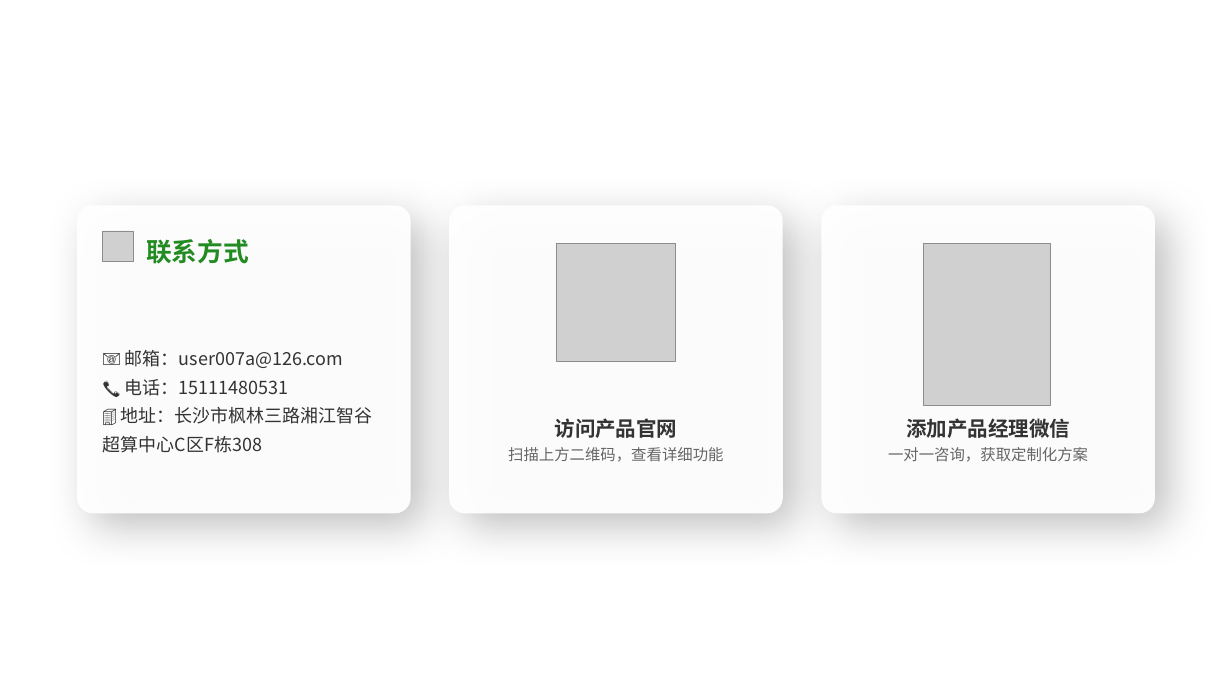
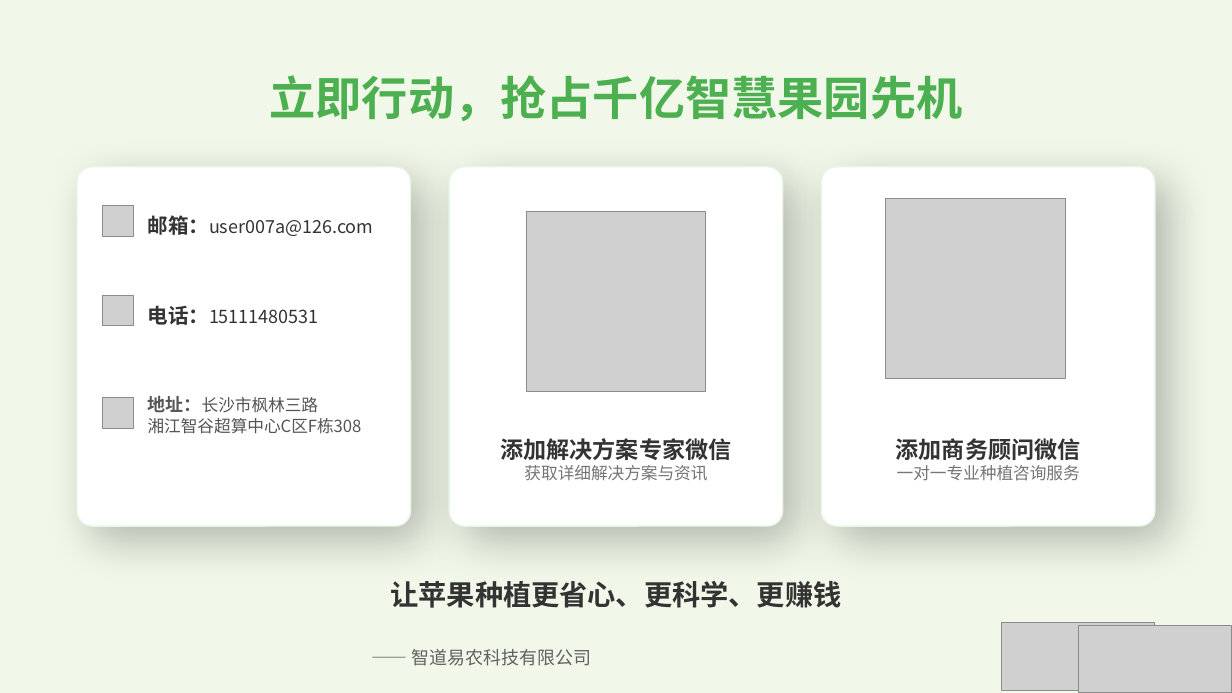
Before and after one commit to user007a/project, a slide deck: slide 28 of pro_smartorchard/docs/产品宣传稿.pptx (slide 27 before the commit). Drawn at 1232x693 pixels with LibreOffice and Linux fonts; fonts in the diff are those of the drawing; grey boxes stand for pictures; background and template pictures are left out. Boxes give left, top, right and bottom in pixels: in the first picture for what was removed or moved away, otherwise in the second. Text is boxed around its words. In the diff, an @@ line names an element or a change of style, - is before the commit and + after.

```diff
--- a/pro_smartorchard/docs/产品宣传稿.pptx
+++ b/pro_smartorchard/docs/产品宣传稿.pptx
@@ background picture (left out) to #F1F8E9 @@
@@ text removed at bbox=[77, 64, 1155, 128] @@
-QA&联系我们
@@ text added at bbox=[270, 75, 963, 121], 36 pt, text #4CAF50, bold @@
+立即行动，抢占千亿智慧果园先机
@@ rounded rectangle: place and size @@
-rounded rectangle at bbox=[77, 205, 410, 513]
+rounded rectangle at bbox=[77, 167, 410, 527]
@@ fill #FFFFFF at 95% opacity to #FFFFFF; outline none to #E8F5E9 1 pt; proportions changed in 3 elements at bbox=[77, 167, 410, 527], bbox=[822, 167, 1155, 527], bbox=[449, 167, 783, 527] @@
@@ rounded rectangle: place and size @@
-rounded rectangle at bbox=[449, 205, 783, 513]
+rounded rectangle at bbox=[449, 167, 783, 527]
@@ rounded rectangle: place and size @@
-rounded rectangle at bbox=[822, 205, 1155, 513]
+rounded rectangle at bbox=[822, 167, 1155, 527]
@@ picture added at bbox=[103, 205, 133, 236] @@
@@ picture added at bbox=[885, 199, 1065, 378] @@
@@ picture removed at bbox=[103, 231, 133, 262] @@
@@ text removed at bbox=[146, 239, 249, 264] @@
-联系方式
@@ text added at bbox=[148, 215, 373, 236], 14 pt, text #333333 @@
+邮箱：user007a@126.com
@@ picture added at bbox=[526, 212, 705, 391] @@
@@ picture removed at bbox=[557, 244, 676, 362] @@
@@ picture removed at bbox=[924, 244, 1051, 406] @@
@@ picture added at bbox=[103, 295, 133, 325] @@
@@ text added at bbox=[148, 305, 319, 325], 14 pt, text #333333 @@
+电话：15111480531
@@ picture added at bbox=[103, 398, 133, 429] @@
@@ text at bbox=[148, 395, 362, 434]: text changed; size 14 to 13 pt; text colour #333333 to #555555 @@
-📧 邮箱：user007a@126.com
-📞 电话：15111480531
-🏢 地址：长沙市枫林三路湘江智谷超算中心C区F栋308
+地址：长沙市枫林三路
+湘江智谷超算中心C区F栋308
@@ text "地址：长沙市枫林三路 湘江智谷超算中心C区F栋308" at bbox=[148, 395, 362, 434]: vertical alignment middle to top @@
@@ text removed at bbox=[508, 418, 723, 462] @@
-访问产品官网
-扫描上方二维码，查看详细功能
@@ text added at bbox=[500, 438, 731, 481], 13 pt, text #757575 @@
+添加解决方案专家微信
+获取详细解决方案与资讯
@@ text at bbox=[896, 438, 1081, 481]: text changed; size 12 to 13 pt; text colour #666666 to #757575 @@
-添加产品经理微信
-一对一咨询，获取定制化方案
+添加商务顾问微信
+一对一专业种植咨询服务
@@ text in rounded rectangle at bbox=[0, 558, 1232, 622]: paragraph removed @@
-—— 智道易农科技有限公司
@@ rounded rectangle "让苹果种植更省心、更科学、更赚钱": place and size @@
-rounded rectangle "让苹果种植更省心、更科学、更赚钱" at bbox=[0, 552, 1232, 654]
+rounded rectangle "让苹果种植更省心、更科学、更赚钱" at bbox=[0, 558, 1232, 622]
@@ rounded rectangle "让苹果种植更省心、更科学、更赚钱" at bbox=[0, 558, 1232, 622]: text colour #FFFFFF to #333333 @@
@@ picture added at bbox=[1001, 623, 1155, 691] @@
@@ picture added at bbox=[1079, 626, 1232, 693] @@
@@ text added at bbox=[411, 649, 591, 666], 14 pt, text #616161 @@
+—— 智道易农科技有限公司
```
Also in this commit, not shown: 8 other slides changed, 20 slides added, 18 slides removed, 54 other files.
